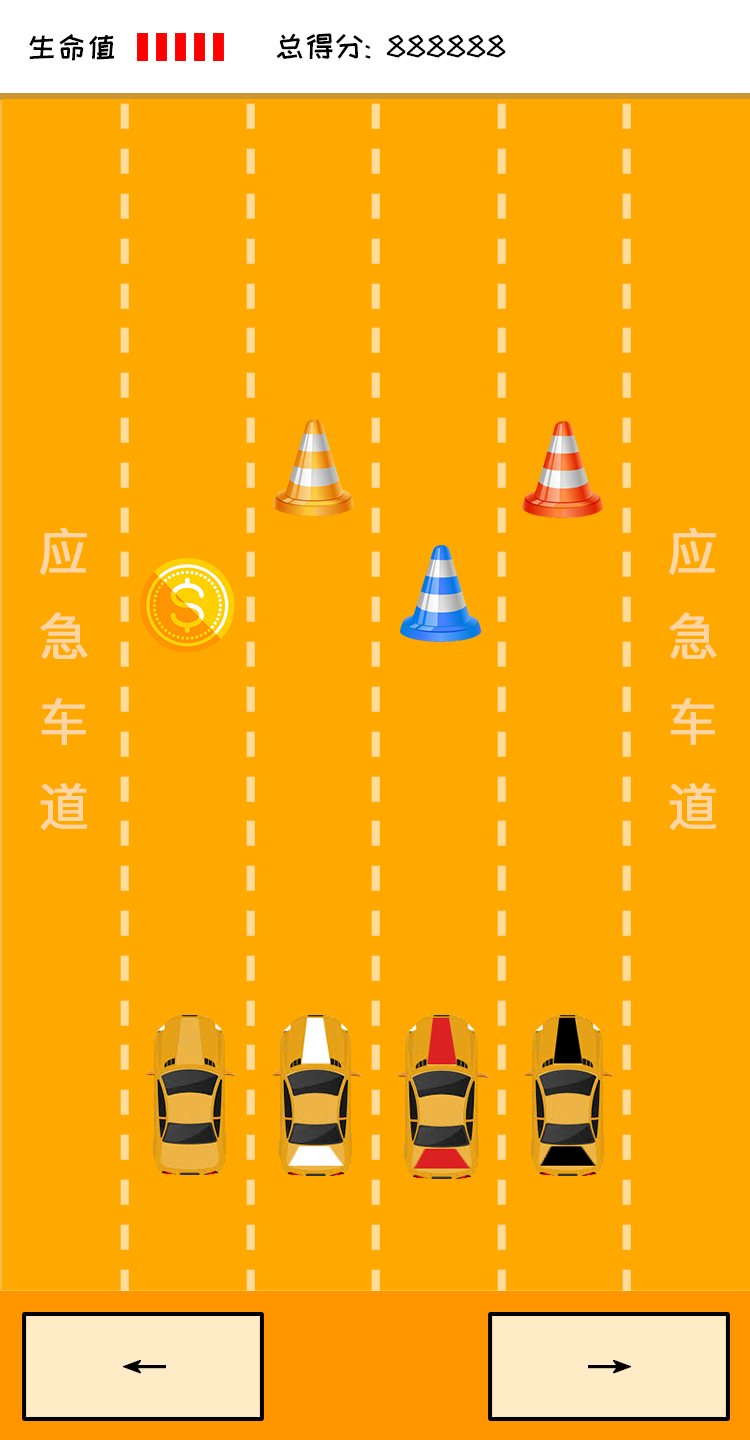
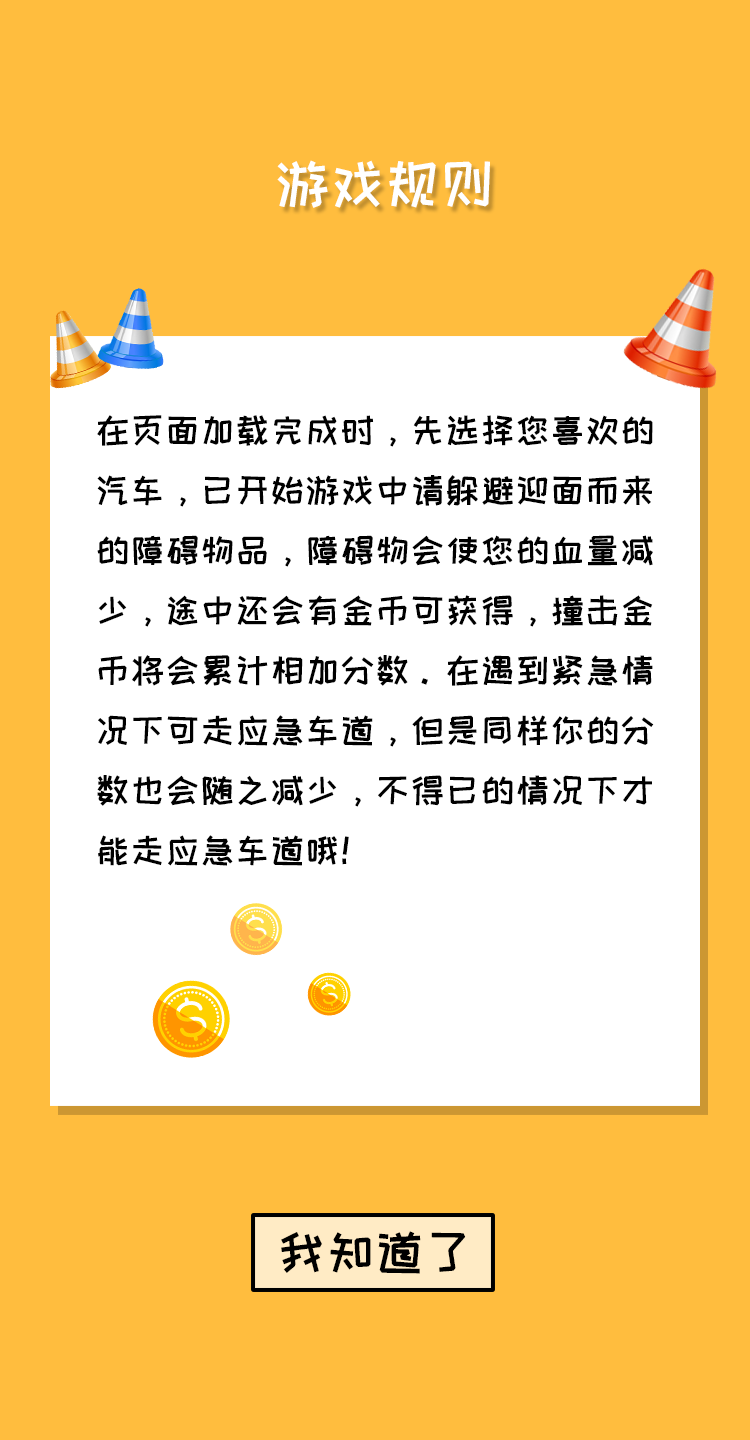
Layer changes from the first 750px x 1440px image to the second:
hid group "汽车赛道页" (49 layers) over 0, 0, 750, 1440
showed group "游戏规则页" (16 layers) over 0, 31, 750, 1440
renamed "在页面加载完成时，先选择您喜欢的 汽车躲避迎面而来的障碍物品，途中 还会有金币可获得，撞击金币将会累 计分数，累计分数越多即排" to "在页面加载完成时，先选择您喜欢的 汽车，已开始游戏中请躲避迎面而来 的障碍物品，障碍物会使您的血量减 少，途中还会有金币可获得", painted on it over 97, 415, 654, 866
